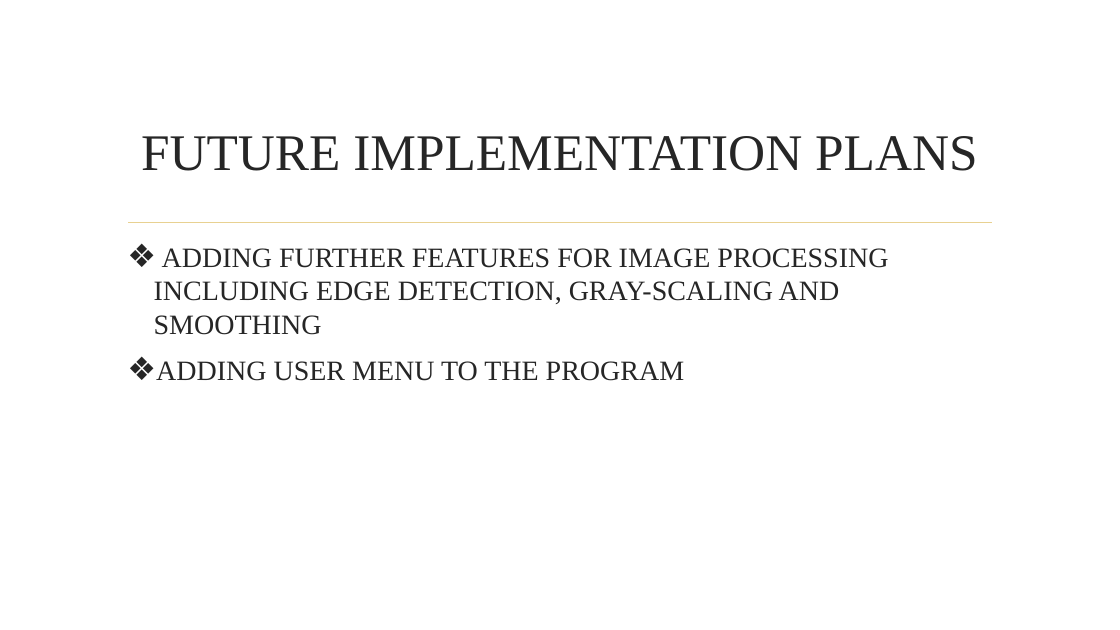
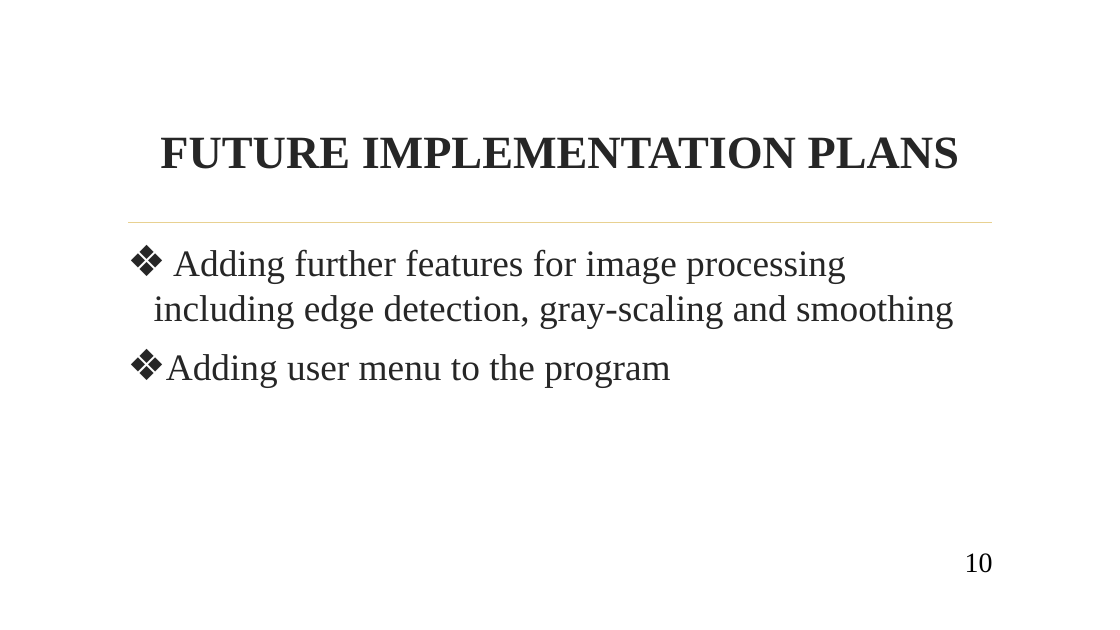
Before and after one commit to jsureka/ImageX, a slide deck: slide 10 of SOFTWARE PROJECT LAB -1.pptx. Drawn at 1120x630 pixels with LibreOffice and Linux fonts; fonts in the diff are those of the drawing; background and template pictures are left out. Boxes give left, top, right and bottom in pixels: in the first picture for what was removed or moved away, otherwise in the second. Text is boxed around its words. In the diff, an @@ line names an element or a change of style, - is before the commit and + after.

Commit message:
editing menu update

```diff
--- a/SOFTWARE PROJECT LAB -1.pptx
+++ b/SOFTWARE PROJECT LAB -1.pptx
@@ title "FUTURE IMPLEMENTATION PLANS" at (160, 137, 959, 169): size 44 to 39.6 pt, bold on @@
@@ text at (154, 249, 954, 387): text changed; size 24 to 32 pt @@
-❖ ADDING FURTHER FEATURES FOR IMAGE PROCESSING INCLUDING EDGE DETECTION, GRAY-SCALING AND SMOOTHING
-❖ ADDING USER MENU TO THE PROGRAM
+❖ Adding further features for image processing including edge detection, gray-scaling and smoothing
+❖ Adding user menu to the program
@@ page number added at (965, 553, 993, 573), 24 pt, text #000000 @@
+10
```
Also in this commit, not shown: 10 other slides changed, 10 other files.
